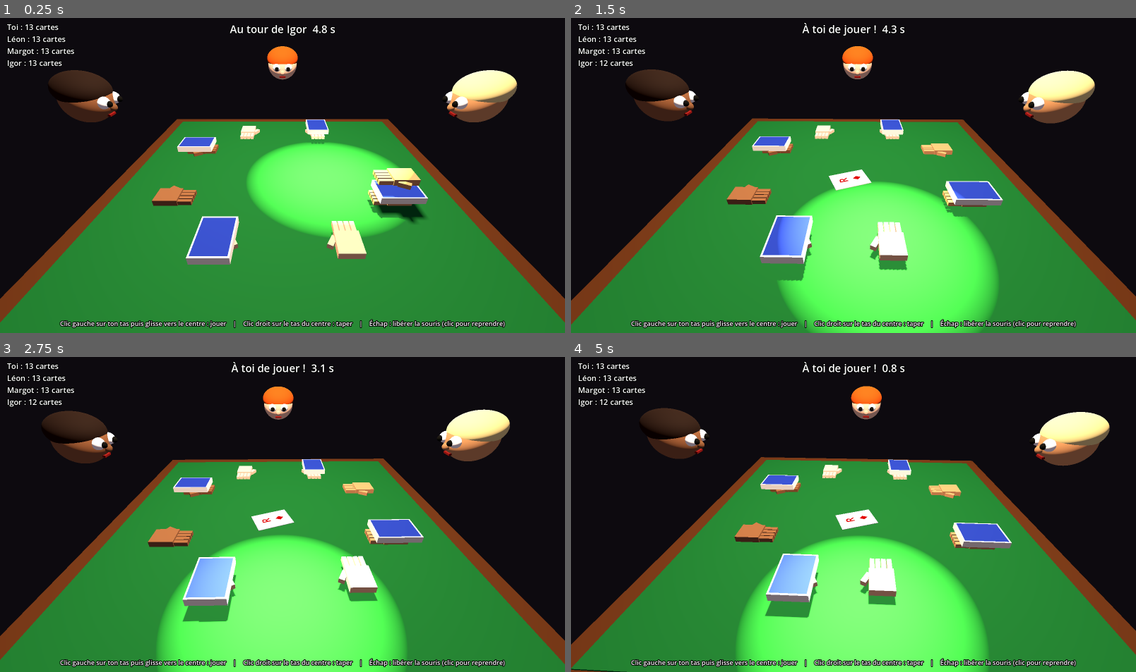
Above: before the commit, frames 1-4 (two rows, left to right).
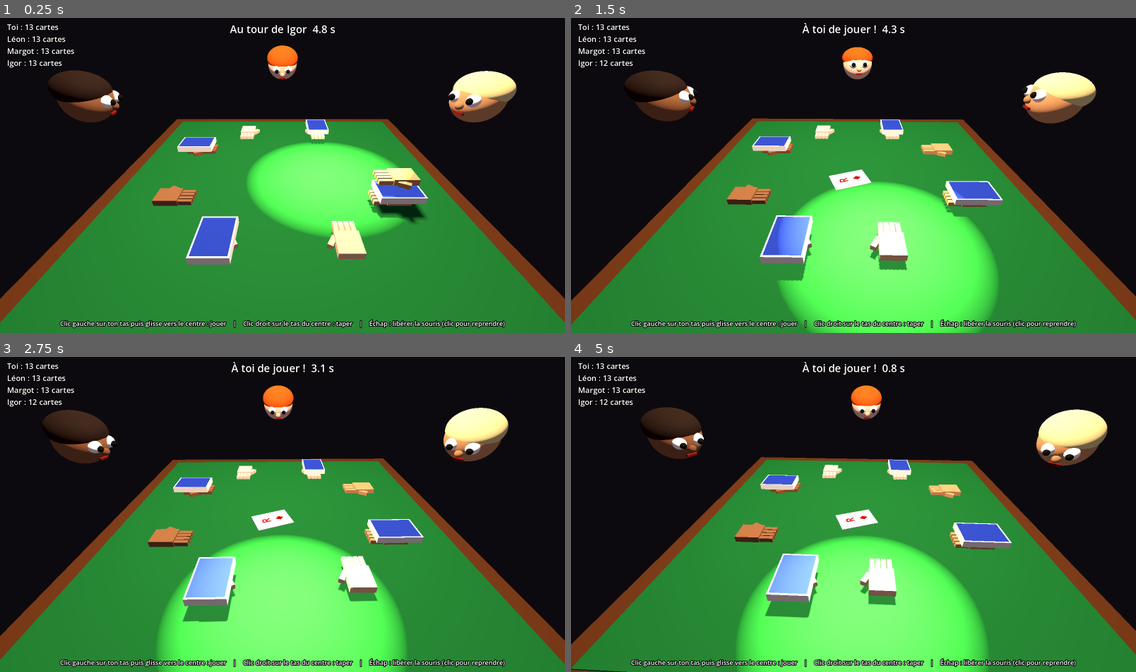
Above: after the commit, the same moments.

Repository: prenouil/Nervous
Game: Godot game, scene res://scenes/main.tscn
Same seed, same stepped clock (60 frames per second), same inputs: the game is played once before the commit and once after it.
Inputs (mouse positions are in pixels of both pictures, inside the frame that each line leads up to):
- Up to frame 1 (0.25 s): no input
- Up to frame 2 (1.5 s): tap Enter at 0.5 s; move the mouse to (881, 172) at 0.52 s; tap R at 0.6, 1.35 s; click (881, 172) at 0.67 s; move the mouse to (825, 175) at 1.27 s; click (825, 175) at 1.42 s
- Up to frame 3 (2.75 s): move the mouse to (293, 508) at 2.02 s; tap R at 2.1 s; click (293, 508) at 2.17 s
- Up to frame 4 (5 s): move the mouse to (847, 517) at 2.77 s; tap R at 2.85, 3.6, 4.35 s; click (847, 517) at 2.92 s; move the mouse to (893, 517) at 3.52 s; click (893, 517) at 3.67 s; move the mouse to (808, 508) at 4.27 s; click (808, 508) at 4.42 s

The runs differ from the first frame. In frame 1, 0.8% of the frame differs, in the area x 11-92%, y 8-34%; in frame 2, 1.0%; in frame 3, 1.0%; in frame 4, 1.2%, in the area x 12-96%, y 8-35%.

Commit message:
Visages qui suivent le joueur actif (et regards chaotiques), tremblement des tapes beaucoup plus fort et cumulatif
Co-Authored-By: Claude Opus 5.5 <noreply@anthropic.com>

Diff:
--- a/scripts/main.gd
+++ b/scripts/main.gd
@@ -33,12 +33,16 @@
 const SWAY_HAND_RANGE := 0.6     # écart de la main (mètres) qui donne le regard maximal
 const PILE_SPREAD_MIN := 0.03     # dispersion des cartes au centre : rayon au début...
 const PILE_SPREAD_MAX := 0.12     # ...et rayon maximal, atteint après quelques cartes
-const SHAKE_MAX_OFFSET := 0.05    # tremblement maximal de la caméra (mètres)
-const SHAKE_MAX_ANGLE := 0.07     # et en rotation (radians)
+const SHAKE_OFFSET := 0.06        # tremblement de la caméra (mètres) pour une intensité de 1
+const SHAKE_ANGLE := 0.12         # et en rotation (radians)
 const TRAUMA_DECAY := 1.1         # vitesse de retour au calme après les tapes
 const LIGHT_FOLLOW_SPEED := 2.2   # plus c'est bas, plus la lumière de tour est en retard
-const TRAUMA_SLAP := 0.35         # tremblement ajouté par une tape adverse...
-const TRAUMA_HUMAN_SLAP := 0.45   # ...et par la tienne
+const TRAUMA_SLAP := 0.5          # tremblement ajouté par une tape adverse...
+const TRAUMA_HUMAN_SLAP := 0.6    # ...et par la tienne
+const TRAUMA_MAX := 3.0           # les tapes se cumulent jusqu'à cette intensité
+const HEAD_RETARGET := Vector2(0.3, 1.2)  # intervalle (s) entre deux changements de regard des visages
+const HEAD_CHAOS_CHANCE := 0.2    # chance de regarder ailleurs, au hasard
+const HEAD_TURN_SPEED := 7.0      # vitesse de rotation des visages
 const PICKUP_FLIGHT := 0.85       # durée du vol d'une carte ramassée
 const TABLE_LIMITS := Rect2(-0.6, -0.45, 1.2, 0.95)  # zone accessible à la main droite (x, z)
 
@@ -57,11 +61,14 @@
 var hand_locked: Array[bool] = []
 var hand_tweens: Array = []
 var center_cards: Array[Node3D] = []
+var heads: Array[Node3D] = []        # visages des ordinateurs (null pour le joueur humain)
+var _head_targets: Array[Vector3] = []
+var _head_retarget: Array[float] = []
 
 var _camera_pos := Vector3.ZERO
 var _camera_base := Basis()
 var _sway := Vector2.ZERO
-var _trauma := 0.0   # intensité du tremblement (0 à 1), les tapes s'additionnent
+var _trauma := 0.0   # intensité du tremblement, les tapes s'additionnent
 var _light_pos := Vector3(0, 1.5, 0)
 var _light_goal := Vector3(0, 1.5, 0)
 var _light_aim := Vector3.ZERO
@@ -89,6 +96,9 @@
 		counts.append(0)
 		hand_locked.append(false)
 		hand_tweens.append(null)
+		heads.append(null)
+		_head_targets.append(Vector3.ZERO)
+		_head_retarget.append(0.0)
 
 	_build_environment()
 	_build_table()
@@ -212,6 +222,7 @@
 		var head := _make_head(SKIN_COLORS[i], HAIR_COLORS[i])
 		head.position = HEAD_LOCAL
 		root.add_child(head)
+		heads[i] = head
 
 
 func _make_hand(skin: Color, is_left: bool) -> Node3D:
@@ -337,6 +348,7 @@
 	_update_camera(delta)
 	_update_turn_light(delta)
 	_update_human_hand(delta)
+	_update_heads(delta)
 
 	if _turn_player >= 0:
 		_turn_left = maxf(0.0, _turn_left - delta)
@@ -353,13 +365,13 @@
 	var offset := _hand_target - _rest_pos(HUMAN)
 	var target := (Vector2(offset.x, offset.z) / SWAY_HAND_RANGE).clamp(Vector2(-1, -1), Vector2(1, 1))
 	_sway = _sway.lerp(target, minf(1.0, delta * 6.0))
-	var shake := _trauma * _trauma
-	var roll := randf_range(-1, 1) * SHAKE_MAX_ANGLE * shake
-	var pitch := randf_range(-1, 1) * SHAKE_MAX_ANGLE * shake
+	var shake := pow(_trauma, 1.5)
+	var roll := randf_range(-1, 1) * SHAKE_ANGLE * shake
+	var pitch := randf_range(-1, 1) * SHAKE_ANGLE * shake
 	camera.basis = Basis(Vector3.UP, -_sway.x * CAMERA_SWAY.x) * _camera_base \
 		* Basis(Vector3.RIGHT, -_sway.y * CAMERA_SWAY.y + pitch) * Basis(Vector3.BACK, roll)
 	camera.position = _camera_pos + Vector3(randf_range(-1, 1), randf_range(-1, 1), randf_range(-1, 1)) \
-		* SHAKE_MAX_OFFSET * shake
+		* SHAKE_OFFSET * shake
 	_trauma = maxf(0.0, _trauma - delta * TRAUMA_DECAY)
 
 
@@ -387,6 +399,33 @@
 		return
 	_hand_target.x = clampf(_hand_target.x + relative.x * HAND_SPEED, TABLE_LIMITS.position.x, TABLE_LIMITS.end.x)
 	_hand_target.z = clampf(_hand_target.z + relative.y * HAND_SPEED, TABLE_LIMITS.position.y, TABLE_LIMITS.end.y)
+
+
+# Les visages regardent surtout le joueur actif, parfois le tas, parfois n'importe où.
+func _update_heads(delta: float) -> void:
+	for p in SEATS:
+		var head := heads[p]
+		if head == null:
+			continue
+		_head_retarget[p] -= delta
+		if _head_retarget[p] <= 0.0:
+			_head_retarget[p] = randf_range(HEAD_RETARGET.x, HEAD_RETARGET.y)
+			_head_targets[p] = _pick_head_target(p)
+		var direction := _head_targets[p] - head.global_position
+		if direction.length() < 0.01:
+			continue
+		var target_basis := Basis.looking_at(direction, Vector3.UP)
+		head.global_basis = head.global_basis.slerp(target_basis, minf(1.0, delta * HEAD_TURN_SPEED))
+
+
+func _pick_head_target(p: int) -> Vector3:
+	var roll := randf()
+	if roll < HEAD_CHAOS_CHANCE:
+		# Regard perdu : n'importe où devant soi, plus ou moins haut.
+		return seat_roots[p].to_global(Vector3(randf_range(-0.8, 0.8), randf_range(-0.1, 0.6), randf_range(-1.2, -0.3)))
+	if _turn_player >= 0 and roll < 0.8:
+		return right_hands[_turn_player].global_position + Vector3(0, 0.05, 0)
+	return Vector3(randf_range(-0.05, 0.05), 0, randf_range(-0.05, 0.05))  # le tas
 
 
 func _refresh_hud() -> void:
@@ -626,7 +665,7 @@
 	tw.tween_property(hand, "global_position", raised, 0.07).set_ease(Tween.EASE_OUT)
 	tw.tween_property(hand, "global_position", target, 0.07).set_ease(Tween.EASE_IN)
 	# Chaque tape ajoute du tremblement : des tapes simultanées s'additionnent.
-	tw.tween_callback(func(): _trauma = minf(1.0, _trauma + (TRAUMA_HUMAN_SLAP if p == HUMAN else TRAUMA_SLAP)))
+	tw.tween_callback(func(): _trauma = minf(TRAUMA_MAX, _trauma + (TRAUMA_HUMAN_SLAP if p == HUMAN else TRAUMA_SLAP)))
 	if not stay:
 		tw.tween_interval(0.25)
 		tw.tween_property(hand, "global_position", _rest_pos(p), 0.2)
Not shown, added: tests/test_server.gd.uid
